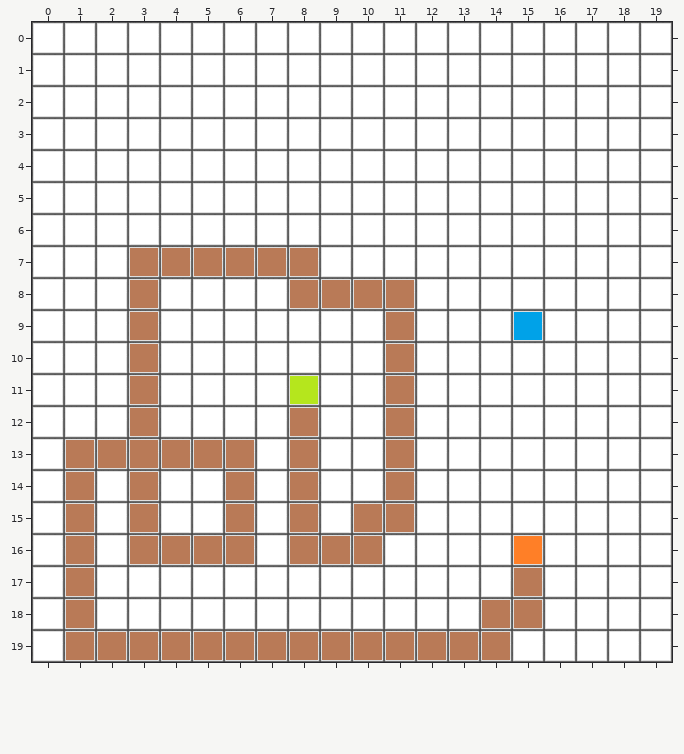
Two versions of a level (Tiled map, assets/arena/arena_02.tmx). That is the earlier state.
Cells are 32x32 px. Shown: x 0..19, y 0..19.
After:
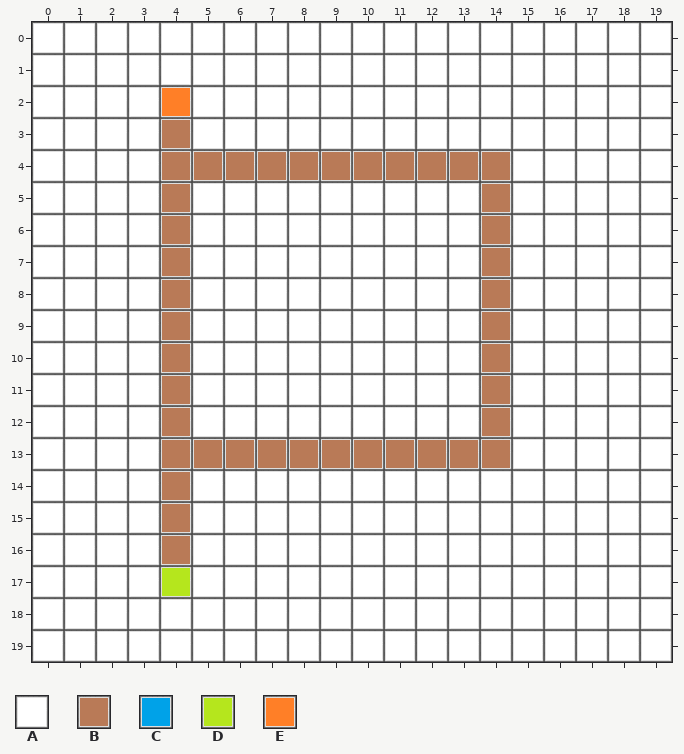
Key: from "tile_set_01": A 0, B 1, C 2, D 3, E 4.
_ is an empty cell.
Tiles replaced or removed in this view: A, B, C, D, E.
What changed:
Changed rows in their new state; . is an unchanged cell.
Layer "Tile Layer 1":
first column x 1:
 2 ...E...........
 3 ...B...........
 4 ...BBBBBBBBBBB.
 5 ...B.........B.
 6 ...B.........B.
 7 ..A.AAAA.....B.
 8 ..AB...AAAA..B.
 9 ..AB......A..BA
10 ..AB......A..B.
11 ..AB...A..A..B.
12 ..AB...A..A..B.
13 AAA...B.BB.BBB.
14 A.AB.A.A..A....
15 A.AB.A.A.AA....
16 A.A.AA.AAA....A
17 A..D..........A
18 A............AA
19 AAAAAAAAAAAAAA.
Pixel boxes of the changes (left, top, right, bottom) in both pictures:
changed: (66, 88, 542, 660)
